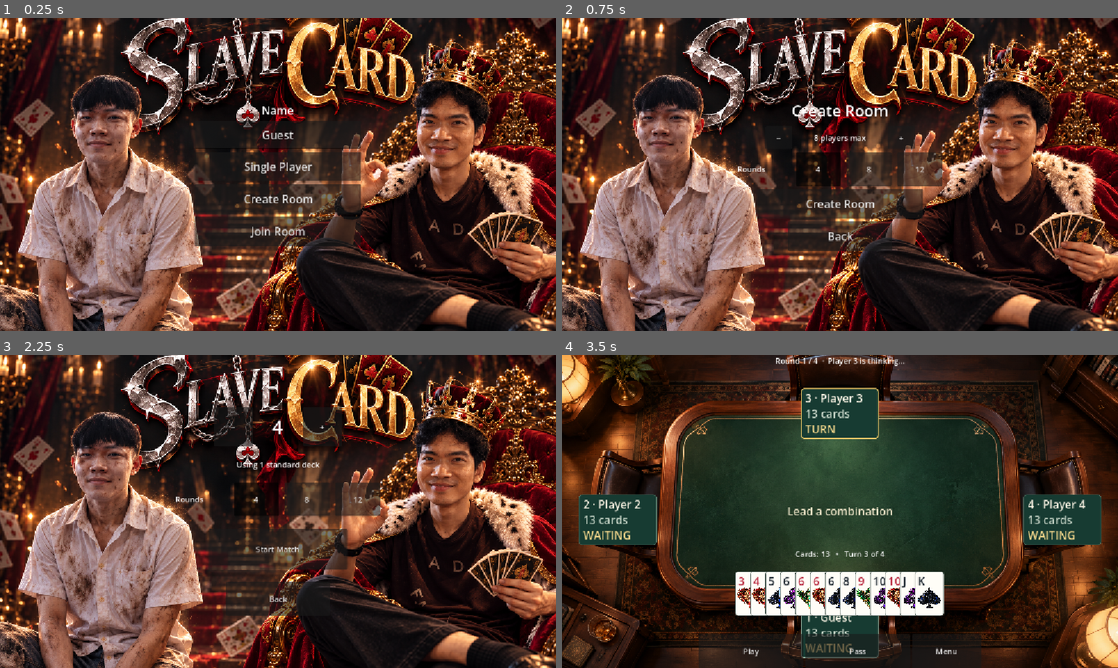
Above: before the commit, frames 1-4 (two rows, left to right).
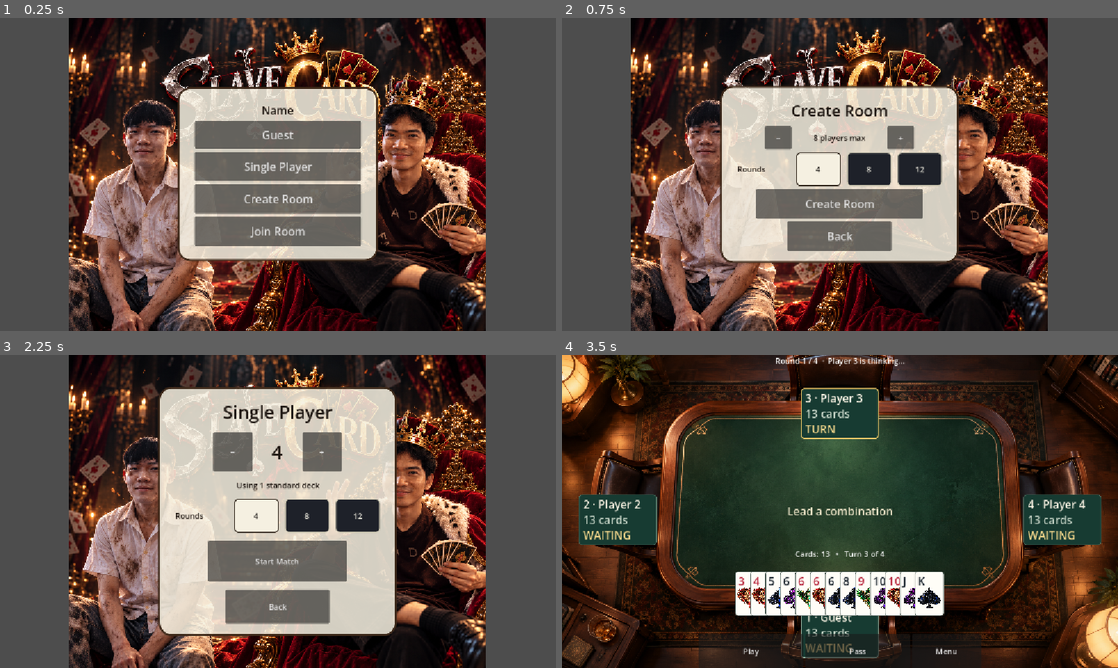
Above: after the commit, the same moments.

Repository: Bankydog/slave-card
Game: Godot game, scene res://scenes/main.tscn
Same seed, same stepped clock (60 frames per second), same inputs: the game is played once before the commit and once after it.
Inputs:
- Up to frame 1 (0.25 s): no input
- Up to frame 2 (0.75 s): click "Create Room" at 0.5 s
- Up to frame 3 (2.25 s): click "Back" at 1.25 s; click "Single Player" at 2 s
- Up to frame 4 (3.5 s): click "Start Match" at 2.75 s

The runs differ from the first frame. In frame 1, 83% of the frame differs, in the area x 0-100%, y 0-100%; in frame 2, 84%; in frame 3, 87%; in frame 4, nothing differs.

Commit message:
Fix title menu layout and round selection styling

Diff:
--- a/scripts/ui/game_ui.gd
+++ b/scripts/ui/game_ui.gd
@@ -69,11 +69,33 @@
 
 func _build_menu() -> void:
 	_clear()
+	var center := CenterContainer.new()
+	center.set_anchors_and_offsets_preset(Control.PRESET_FULL_RECT)
+	center.mouse_filter = Control.MOUSE_FILTER_IGNORE
+	add_child(center)
+	var panel := PanelContainer.new()
+	panel.size_flags_horizontal = Control.SIZE_SHRINK_CENTER
+	panel.size_flags_vertical = Control.SIZE_SHRINK_CENTER
+	var panel_style := StyleBoxFlat.new()
+	panel_style.bg_color = Color(0.96, 0.94, 0.88, 0.86)
+	panel_style.border_color = Color(0.24, 0.16, 0.10, 0.95)
+	panel_style.set_border_width_all(roundi(3.0 * _display_scale()))
+	panel_style.set_corner_radius_all(roundi(18.0 * _display_scale()))
+	panel_style.content_margin_left = 24.0 * _display_scale()
+	panel_style.content_margin_right = 24.0 * _display_scale()
+	panel_style.content_margin_top = 18.0 * _display_scale()
+	panel_style.content_margin_bottom = 18.0 * _display_scale()
+	panel.add_theme_stylebox_override("panel", panel_style)
+	center.add_child(panel)
 	var root := VBoxContainer.new()
-	root.set_anchors_and_offsets_preset(Control.PRESET_FULL_RECT)
-	root.add_theme_constant_override("separation", roundi(18.0 * _display_scale()))
+	root.add_theme_constant_override("separation", roundi(12.0 * _display_scale()))
 	root.alignment = BoxContainer.ALIGNMENT_CENTER
-	add_child(root)
+	panel.add_child(root)
+	var heading := Label.new()
+	heading.text = "Single Player"
+	heading.horizontal_alignment = HORIZONTAL_ALIGNMENT_CENTER
+	heading.add_theme_font_size_override("font_size", roundi(26.0 * _display_scale()))
+	root.add_child(heading)
 	var count_row := HBoxContainer.new()
 	count_row.alignment = BoxContainer.ALIGNMENT_CENTER
 	root.add_child(count_row)
@@ -112,6 +134,7 @@
 		round_button.toggle_mode = true
 		round_button.button_pressed = round_limit == selected_match_round_limit
 		round_button.custom_minimum_size = Vector2(64.0, 48.0) * _display_scale()
+		_style_round_choice(round_button, round_limit == selected_match_round_limit)
 		round_button.pressed.connect(_select_match_round_limit.bind(round_limit))
 		match_row.add_child(round_button)
 	root.add_child(match_row)
@@ -129,6 +152,29 @@
 	root.add_child(back)
 	_update_menu_count(count_value)
 	_enforce_text_minimum(root)
+	_style_menu_labels(root)
+
+func _style_menu_labels(node: Node) -> void:
+	if node is Label:
+		(node as Label).add_theme_color_override("font_color", Color(0.12, 0.09, 0.07))
+	for child in node.get_children():
+		_style_menu_labels(child)
+
+func _style_round_choice(button: Button, selected: bool) -> void:
+	var normal := StyleBoxFlat.new()
+	normal.bg_color = Color(0.96, 0.94, 0.88) if selected else Color(0.12, 0.13, 0.16)
+	normal.border_color = Color(0.18, 0.14, 0.10) if selected else Color(0.78, 0.76, 0.68)
+	normal.set_border_width_all(2)
+	normal.set_corner_radius_all(8)
+	button.add_theme_stylebox_override("normal", normal)
+	var hover := normal.duplicate() as StyleBoxFlat
+	hover.bg_color = Color(1.0, 0.98, 0.92) if selected else Color(0.24, 0.26, 0.30)
+	button.add_theme_stylebox_override("hover", hover)
+	button.add_theme_stylebox_override("pressed", normal.duplicate())
+	button.add_theme_stylebox_override("focus", normal.duplicate())
+	button.add_theme_color_override("font_color", Color(0.08, 0.07, 0.06) if selected else Color(0.96, 0.95, 0.90))
+	button.add_theme_color_override("font_hover_color", Color(0.08, 0.07, 0.06) if selected else Color.WHITE)
+	button.add_theme_color_override("font_pressed_color", Color(0.08, 0.07, 0.06))
 
 func _select_match_round_limit(round_limit: int) -> void:
 	if not MatchStateScript.ALLOWED_ROUND_LIMITS.has(round_limit):
@@ -666,6 +712,7 @@
 	if not is_instance_valid(table_background):
 		return
 	table_background.texture = TABLE_FOUR_TEXTURE if players >= 2 and players <= 4 else TABLE_MANY_TEXTURE
+	table_background.stretch_mode = TextureRect.STRETCH_KEEP_ASPECT_COVERED
 	table_background.visible = true
 
 func set_title_screen_enabled(enabled: bool) -> void:
@@ -673,6 +720,9 @@
 		return
 	if enabled:
 		table_background.texture = TITLE_TEXTURE
+		table_background.stretch_mode = TextureRect.STRETCH_KEEP_ASPECT_CENTERED
+	else:
+		table_background.stretch_mode = TextureRect.STRETCH_KEEP_ASPECT_COVERED
 	table_background.visible = enabled
 
 func _display_scale() -> float:
--- a/scripts/ui/multiplayer_flow.gd
+++ b/scripts/ui/multiplayer_flow.gd
@@ -125,9 +125,30 @@
 func _root_box(title_text: String) -> VBoxContainer:
 	_clear_screen()
 	var root := VBoxContainer.new()
-	root.set_anchors_and_offsets_preset(Control.PRESET_FULL_RECT)
+	if page in ["main", "create", "join"]:
+		var center := CenterContainer.new()
+		center.set_anchors_and_offsets_preset(Control.PRESET_FULL_RECT)
+		center.mouse_filter = Control.MOUSE_FILTER_IGNORE
+		add_child(center)
+		var panel := PanelContainer.new()
+		panel.size_flags_horizontal = Control.SIZE_SHRINK_CENTER
+		panel.size_flags_vertical = Control.SIZE_SHRINK_CENTER
+		var panel_style := StyleBoxFlat.new()
+		panel_style.bg_color = Color(0.96, 0.94, 0.88, 0.86)
+		panel_style.border_color = Color(0.24, 0.16, 0.10, 0.95)
+		panel_style.set_border_width_all(roundi(3.0 * _display_scale()))
+		panel_style.set_corner_radius_all(roundi(18.0 * _display_scale()))
+		panel_style.content_margin_left = 24.0 * _display_scale()
+		panel_style.content_margin_right = 24.0 * _display_scale()
+		panel_style.content_margin_top = 18.0 * _display_scale()
+		panel_style.content_margin_bottom = 18.0 * _display_scale()
+		panel.add_theme_stylebox_override("panel", panel_style)
+		center.add_child(panel)
+		panel.add_child(root)
+	else:
+		root.set_anchors_and_offsets_preset(Control.PRESET_FULL_RECT)
+		add_child(root)
 	root.add_theme_constant_override("separation", roundi((4.0 if _is_compact_view() else 12.0) * _display_scale()))
-	add_child(root)
 	if not title_text.is_empty():
 		var heading := Label.new()
 		heading.text = title_text
@@ -260,6 +281,7 @@
 		round_button.toggle_mode = true
 		round_button.button_pressed = round_limit == create_match_round_limit
 		round_button.custom_minimum_size = Vector2(64.0, 48.0) * _display_scale()
+		_style_round_choice(round_button, round_limit == create_match_round_limit)
 		round_button.pressed.connect(_select_create_match_round_limit.bind(round_limit))
 		rounds_row.add_child(round_button)
 	root.add_child(rounds_row)
@@ -267,6 +289,22 @@
 	_action_button(root, "Back", _show_main_menu, 150)
 	_status(root)
 	_enforce_text_minimum(root)
+
+func _style_round_choice(button: Button, selected: bool) -> void:
+	var normal := StyleBoxFlat.new()
+	normal.bg_color = Color(0.96, 0.94, 0.88) if selected else Color(0.12, 0.13, 0.16)
+	normal.border_color = Color(0.18, 0.14, 0.10) if selected else Color(0.78, 0.76, 0.68)
+	normal.set_border_width_all(2)
+	normal.set_corner_radius_all(8)
+	button.add_theme_stylebox_override("normal", normal)
+	var hover := normal.duplicate() as StyleBoxFlat
+	hover.bg_color = Color(1.0, 0.98, 0.92) if selected else Color(0.24, 0.26, 0.30)
+	button.add_theme_stylebox_override("hover", hover)
+	button.add_theme_stylebox_override("pressed", normal.duplicate())
+	button.add_theme_stylebox_override("focus", normal.duplicate())
+	button.add_theme_color_override("font_color", Color(0.08, 0.07, 0.06) if selected else Color(0.96, 0.95, 0.90))
+	button.add_theme_color_override("font_hover_color", Color(0.08, 0.07, 0.06) if selected else Color.WHITE)
+	button.add_theme_color_override("font_pressed_color", Color(0.08, 0.07, 0.06))
 
 func _select_create_match_round_limit(round_limit: int) -> void:
 	if not MatchStateScript.ALLOWED_ROUND_LIMITS.has(round_limit):
@@ -948,6 +986,8 @@
 	if node is Label or node is Button or node is LineEdit:
 		var control := node as Control
 		control.add_theme_font_size_override("font_size", maxi(16, control.get_theme_font_size("font_size")))
+	if node is Label and page in ["main", "create", "join"]:
+		(node as Label).add_theme_color_override("font_color", Color(0.12, 0.09, 0.07))
 	for child in node.get_children():
 		_enforce_node_text_minimum(child)
 
